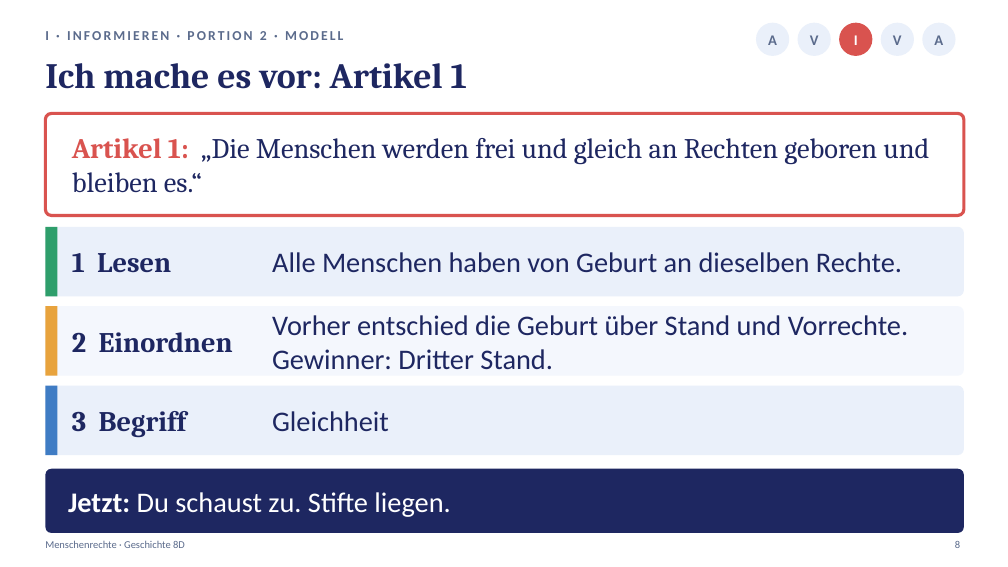
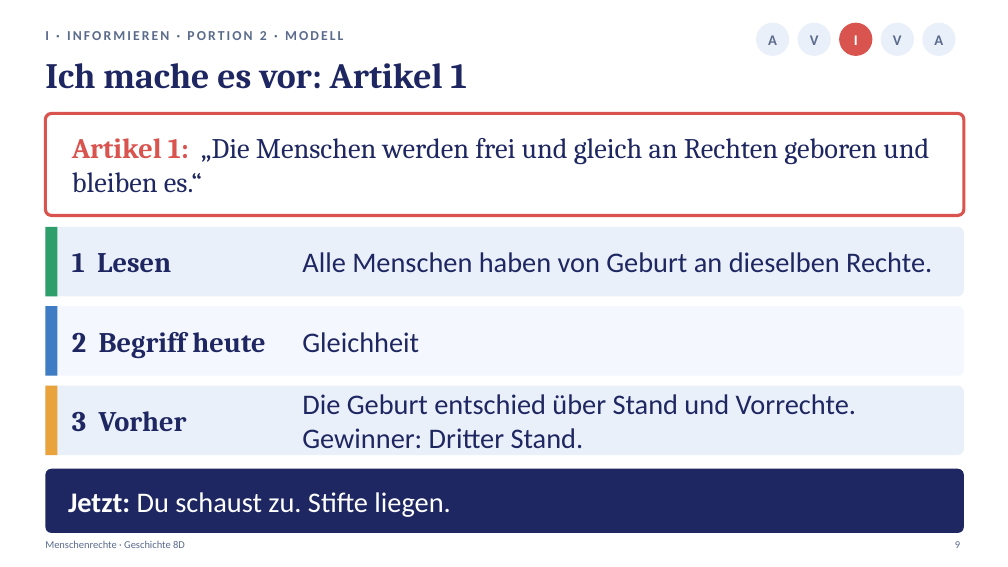
Before and after one commit to golzkonstantin-gif/Schule, a slide deck: slide 9 of Geschichte_8D/Stunde4_Menschenrechte/Praesentation_Stunde4_Menschenrechte_8D.pptx (slide 8 before the commit). Drawn at 1008x567 pixels with LibreOffice and Linux fonts; fonts in the diff are those of the drawing. Boxes give left, top, right and bottom in pixels: in the first picture for what was removed or moved away, otherwise in the second. Text is boxed around its words. In the diff, an @@ line names an element or a change of style, - is before the commit and + after.

```diff
--- a/Geschichte_8D/Stunde4_Menschenrechte/Praesentation_Stunde4_Menschenrechte_8D.pptx
+++ b/Geschichte_8D/Stunde4_Menschenrechte/Praesentation_Stunde4_Menschenrechte_8D.pptx
@@ text "Alle Menschen haben von Geburt ...": place and size @@
-text "Alle Menschen haben von Geburt ..." at (272, 252, 902, 272)
+text "Alle Menschen haben von Geburt ..." at (302, 252, 932, 272)
@@ rectangle at (45, 306, 57, 376): fill #E8A33D to #3F7CC4 @@
@@ text at (72, 332, 265, 359): text changed @@
-2 Einordnen
+2 Begriff heute
@@ text at (302, 332, 419, 352): text changed @@
-Vorher entschied die Geburt über Stand und Vorrechte. Gewinner: Dritter Stand.
+Gleichheit
@@ rectangle at (45, 386, 57, 455): fill #3F7CC4 to #E8A33D @@
@@ text at (72, 411, 187, 431): text changed @@
-3 Begriff
+3 Vorher
@@ text at (302, 394, 856, 448): text changed @@
-Gleichheit
+Die Geburt entschied über Stand und Vorrechte. Gewinner: Dritter Stand.
```
Also in this commit, not shown: 14 other slides changed, 6 slides added, 4 slides removed, 16 other files.
